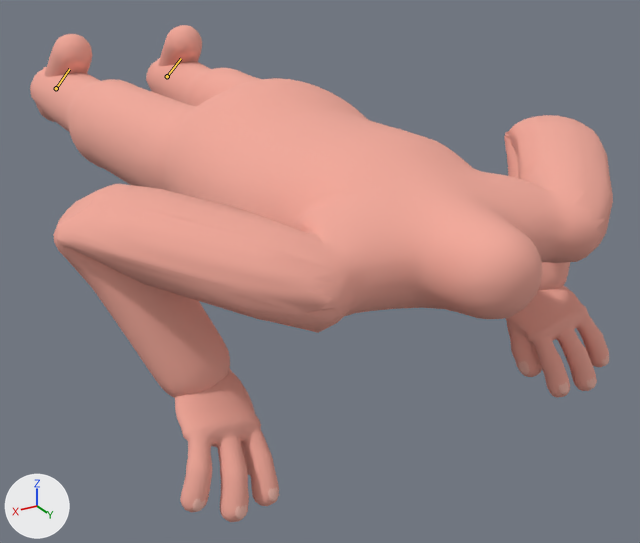
What one commit did to the glTF model characters/male_base/art/male_base.glb.
Rendered twice from a 50 mm camera at (0.661, 1.319, 0.625) aimed at (-0.096, 0.056, -0.006). Lighting does not change. The marker at lower left points along +X, +Y and +Z. The first picture is the older version. Both versions are drawn at frame 7 of the action 'get_up_front'; the numbers are the values there. The bones that change are drawn over the model as lines.

The first picture shows 'Body_FootL', 'Body_FootR', 'Body_Hips', 'Body_LowerArmR', 'Body_LowerLegL', 'Body_LowerLegR', 'Body_Torso', 'Body_UpperArmL', 'Body_UpperArmR', 'Body_UpperLegR', 'HandL', 'HandR', 'NailsR' and 3 more.
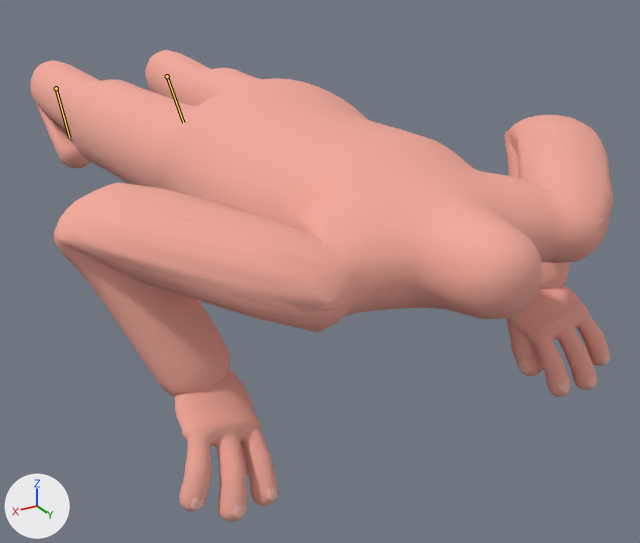
Pixel boxes (x1, y1, x2, y2) of what changed, in the pictures (640 x 543 px):
'Body_UpperArmR', posed
    before: (57, 184, 340, 333)
    after: (57, 183, 340, 333)
'Body_LowerArmR', posed
    before: (53, 196, 230, 398)
    after: (53, 195, 230, 397)
'HandR', posed
    before: (175, 369, 279, 522)
    after: (175, 368, 278, 522)
'Body_UpperArmL', posed
    before: (505, 115, 613, 250)
    after: (506, 115, 613, 263)
'Body_LowerLegR', posed (7% wider, 7% taller)
    before: (30, 67, 124, 152)
    after: (30, 61, 131, 152)
'Body_FootR', posed
    before: (30, 34, 92, 122)
    after: (31, 60, 90, 169)
'Body_LowerLegL', posed
    before: (146, 58, 241, 105)
    after: (146, 50, 238, 105)
'Body_FootL', posed (mostly hidden afterwards)
    before: (146, 25, 202, 81)
    after: (145, 50, 169, 91)
'NailsR', posed
    before: (193, 487, 279, 519)
    after: (191, 487, 277, 519)
bone 'LeftFoot', root to tip
    before: (167, 76) to (181, 58)
    after: (167, 76) to (183, 122)
bone 'RightFoot', root to tip
    before: (56, 88) to (69, 69)
    after: (56, 88) to (69, 137)

Edits to the bpy script that builds the scene:
```text
Change bone_leftfoot:
    where bone_leftfoot = bpy.data.objects['Rig'].pose.bones['LeftFoot']  # child of 'LeftLowerLeg'
    bone_leftfoot.rotation_quaternion: (-0.234, -0.757, -0.026, -0.027) -> (0.671, 0.437, 0.024, 0.027)  # degrees (146, -3, 5) -> degrees (66, 1, 5)
Change bone_rightfoot:
    where bone_rightfoot = bpy.data.objects['Rig'].pose.bones['RightFoot']  # child of 'RightLowerLeg'
    bone_rightfoot.rotation_quaternion: (-0.234, -0.757, 0.026, 0.027) -> (0.671, 0.437, -0.024, -0.027)  # degrees (146, 3, -5) -> degrees (66, -1, -5)
```
